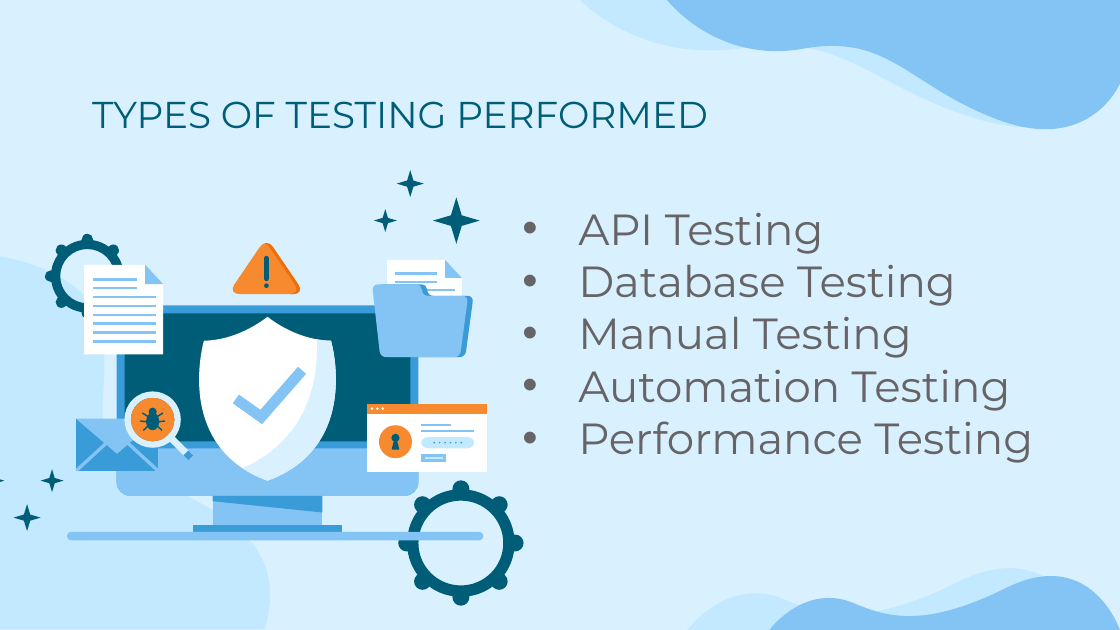
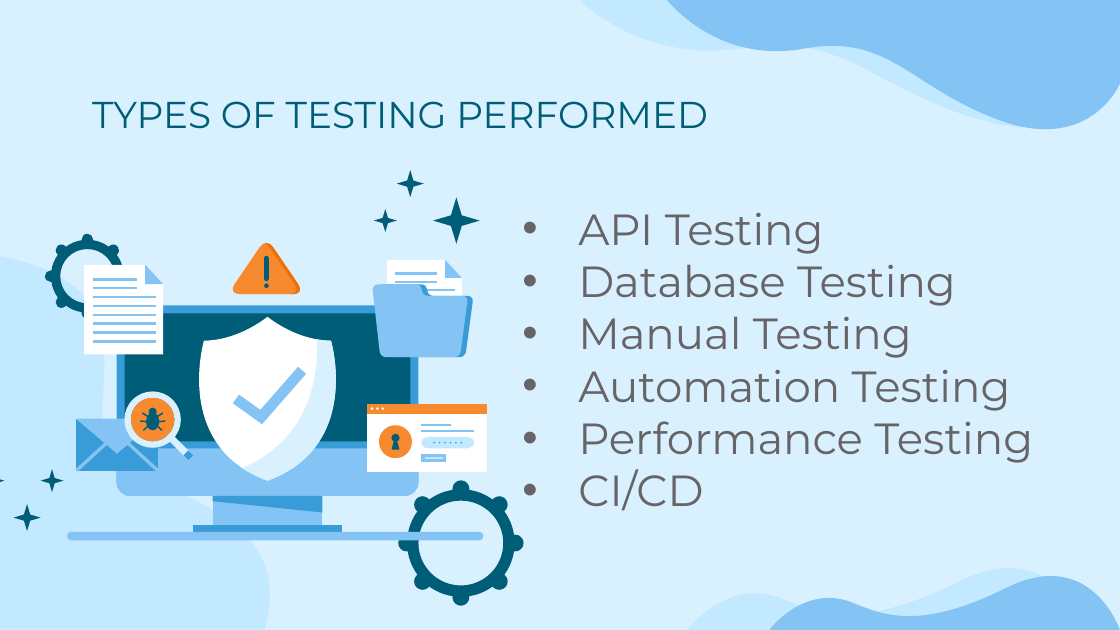
Before and after one commit to Ahmedosman2020/Graduation-project, a slide deck: slide 4 of SOFTWARE TESTING PROJECT GOBUS WEBSITE.pptx. Drawn at 1120x630 pixels with LibreOffice and Linux fonts; fonts in the diff are those of the drawing; background and template pictures are left out. Boxes give left, top, right and bottom in pixels: in the first picture for what was removed or moved away, otherwise in the second. Text is boxed around its words. In the diff, an @@ line names an element or a change of style, - is before the commit and + after.

```diff
--- a/SOFTWARE TESTING PROJECT GOBUS WEBSITE.pptx
+++ b/SOFTWARE TESTING PROJECT GOBUS WEBSITE.pptx
@@ subtitle at bbox=[578, 469, 703, 511]: paragraph added @@
+• CI/CD
```
Also in this commit, not shown: 1 other slide changed, 1 other file.
